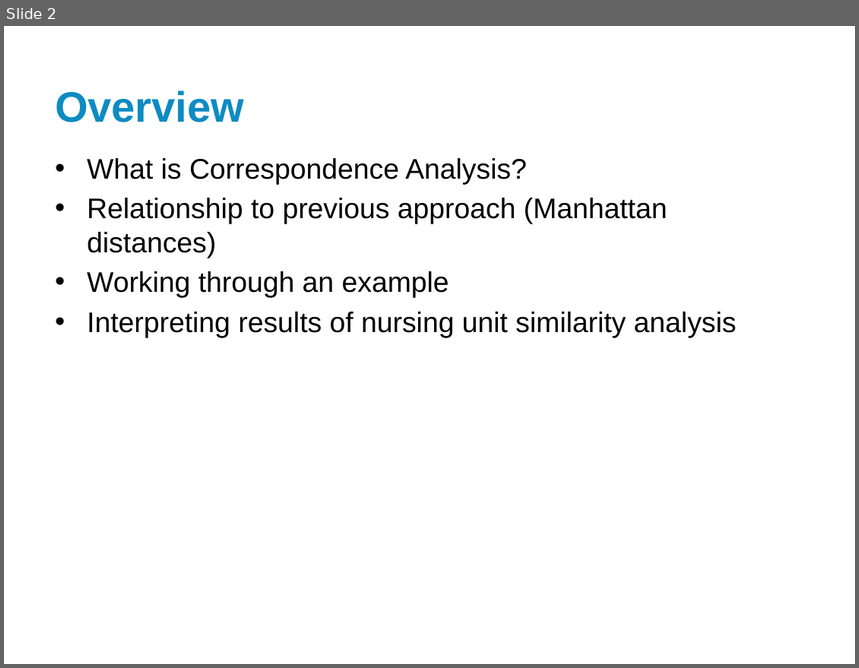
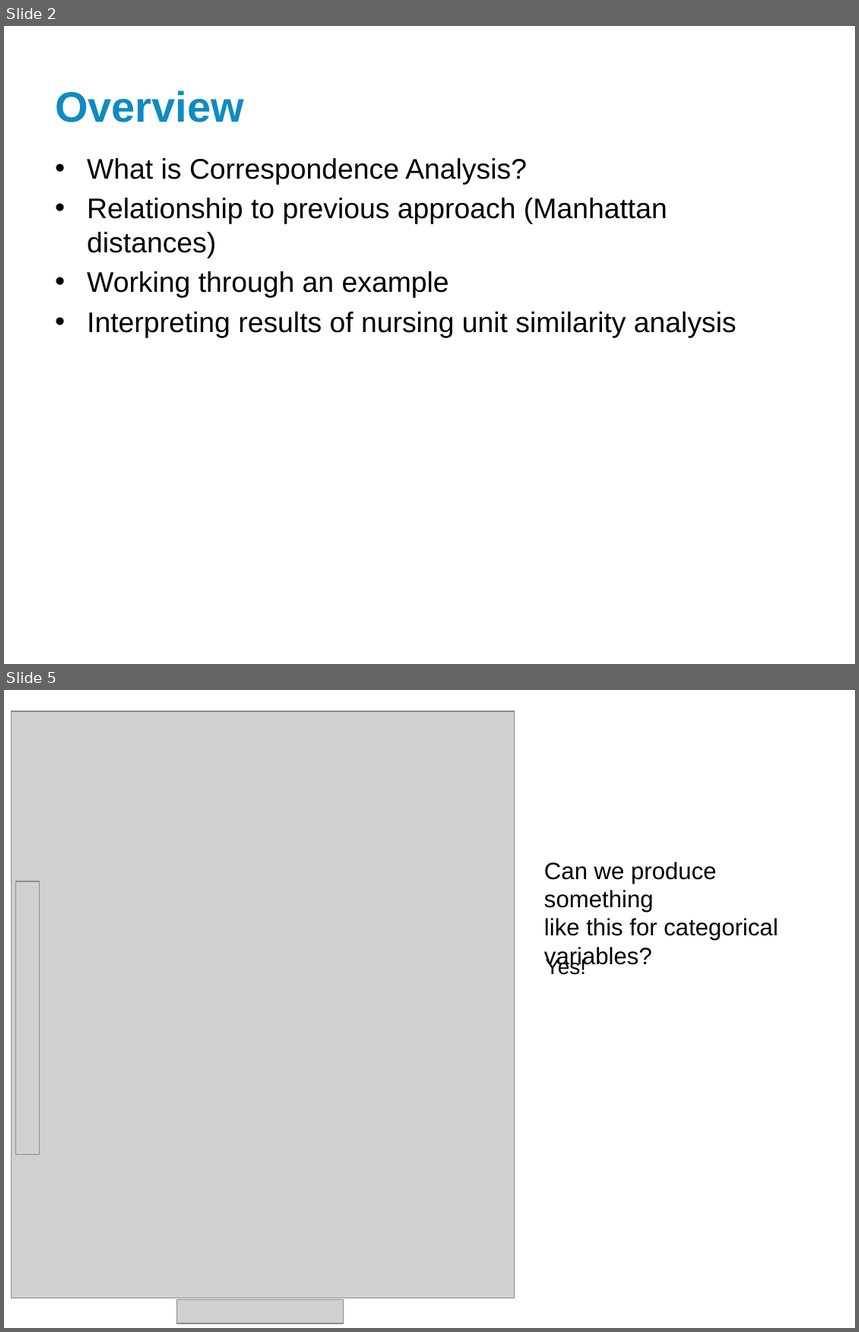
Before and after one commit to nayefahmad/2017.09.21-Exploring-correspondence-analysis, a slide deck: results/2017-09-22_Correspondence-analysis-for-nursing-unit-similarity.pptx. Shown one above the other, each under a label of ours: slide 2 before the commit, slides 2 and 5 after it; the slides between them are not shown. The pictures are 859x668 and 859x1332 pixels, drawn with LibreOffice and Linux fonts; fonts in the diff are those of the drawing; grey boxes stand for pictures; background and template pictures are left out. Boxes give left, top, right and bottom in pixels: in the first picture for what was removed or moved away, otherwise in the second. Text is boxed around its words. In the diff, an @@ line names an element or a change of style, - is before the commit and + after.

```diff
--- a/results/2017-09-22_Correspondence-analysis-for-nursing-unit-similarity.pptx
+++ b/results/2017-09-22_Correspondence-analysis-for-nursing-unit-similarity.pptx
@@ slide 5 added at box(4, 690, 855, 1328), background #FFFFFF @@
@@ picture added at box(11, 711, 515, 1299) @@
@@ text added at box(544, 862, 778, 969), 20 pt, text #000000 @@
+Can we produce something
+like this for categorical variables?
@@ picture added at box(16, 882, 40, 1155) @@
@@ text added at box(546, 958, 586, 975), 18 pt, text #000000 @@
+Yes!
@@ picture added at box(177, 1300, 344, 1324) @@
```
Also in this commit, not shown: 2 slides changed, 3 other slides added, 4 slides removed.
